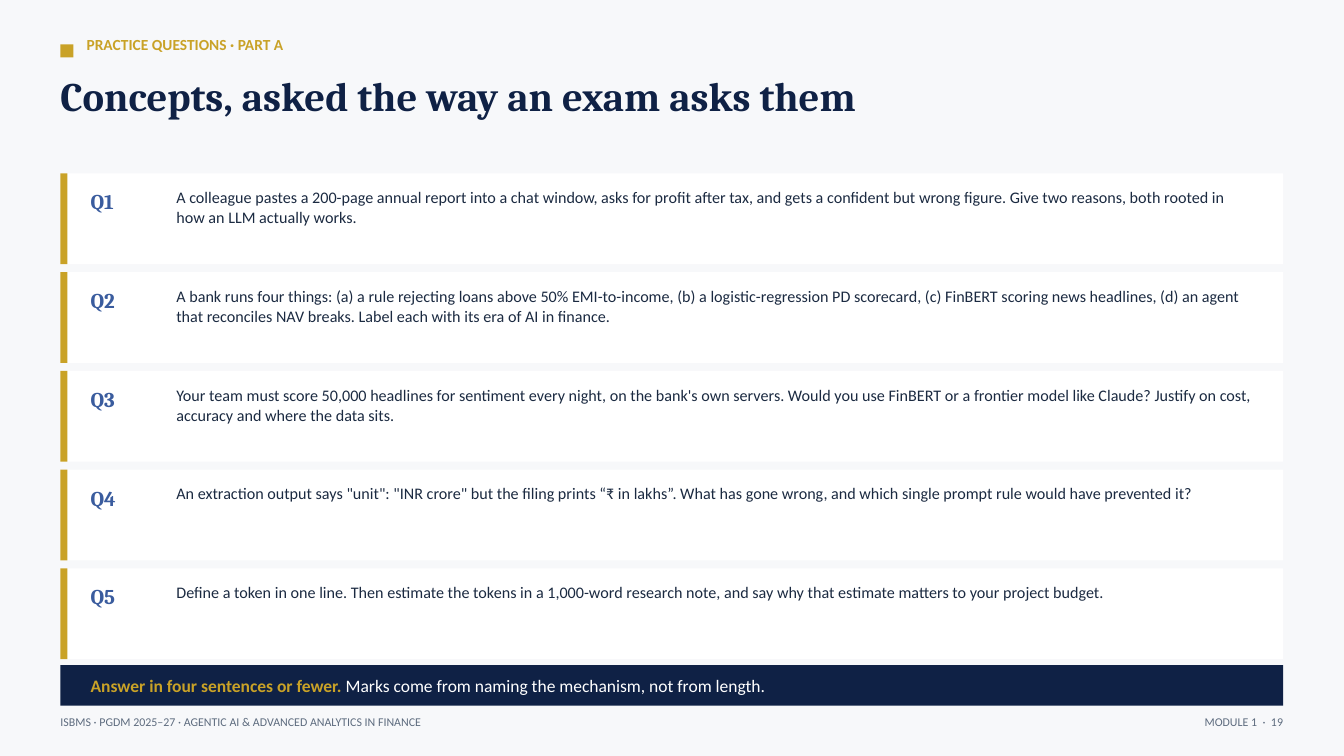
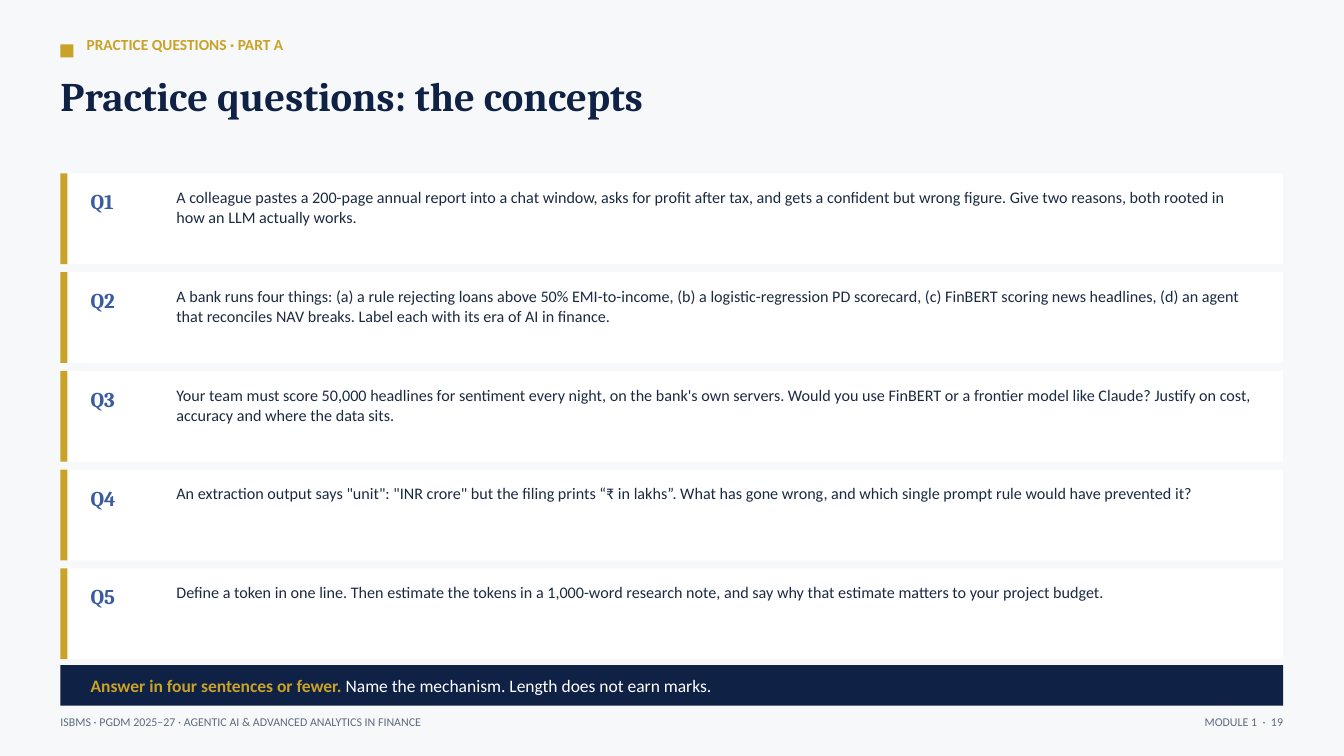
Before and after one commit to tejasgjadhav/AIFINANCE, a slide deck: slide 19 of slides/Module-01-Foundations-of-Agentic-AI.pptx. Drawn at 1344x756 pixels with LibreOffice and Linux fonts; fonts in the diff are those of the drawing. Boxes give left, top, right and bottom in pixels: in the first picture for what was removed or moved away, otherwise in the second. Text is boxed around its words. In the diff, an @@ line names an element or a change of style, - is before the commit and + after.

```diff
--- a/slides/Module-01-Foundations-of-Agentic-AI.pptx
+++ b/slides/Module-01-Foundations-of-Agentic-AI.pptx
@@ text at (60,82,643,120): text changed @@
-Concepts, asked the way an exam asks them
+Practice questions: the concepts
@@ text at (91,679,711,695): text changed @@
-Answer in four sentences or fewer. Marks come from naming the mechanism, not from length.
+Answer in four sentences or fewer. Name the mechanism. Length does not earn marks.
```
Also in this commit, not shown: 12 other slides changed, 3 other files.
